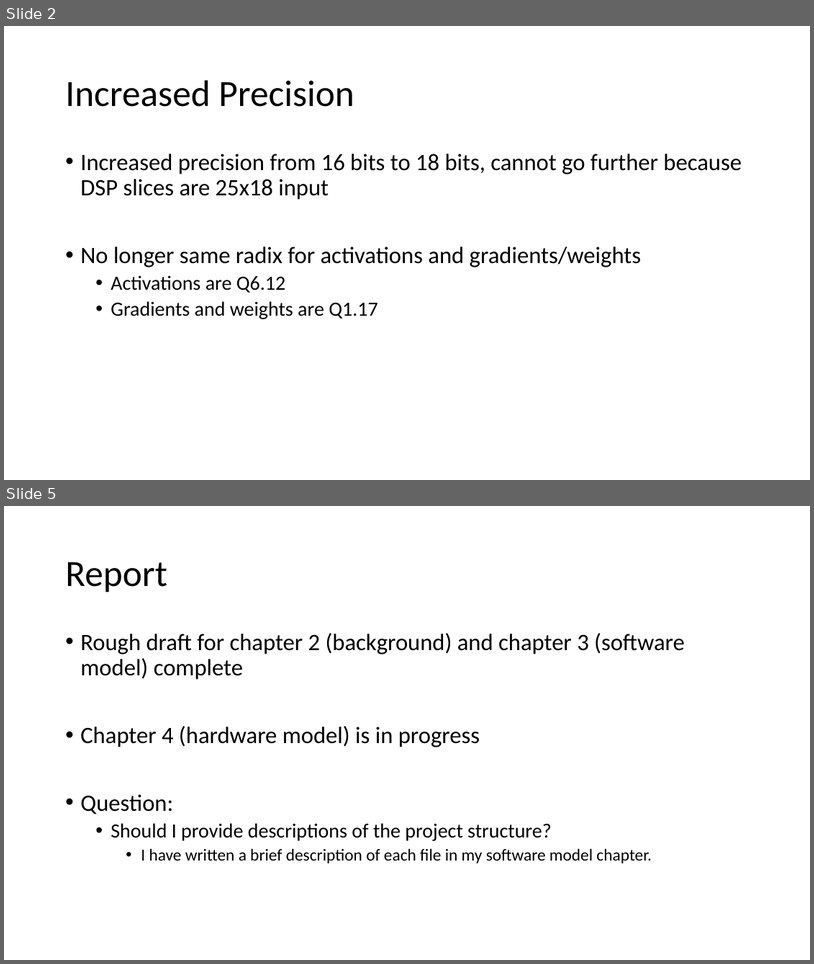
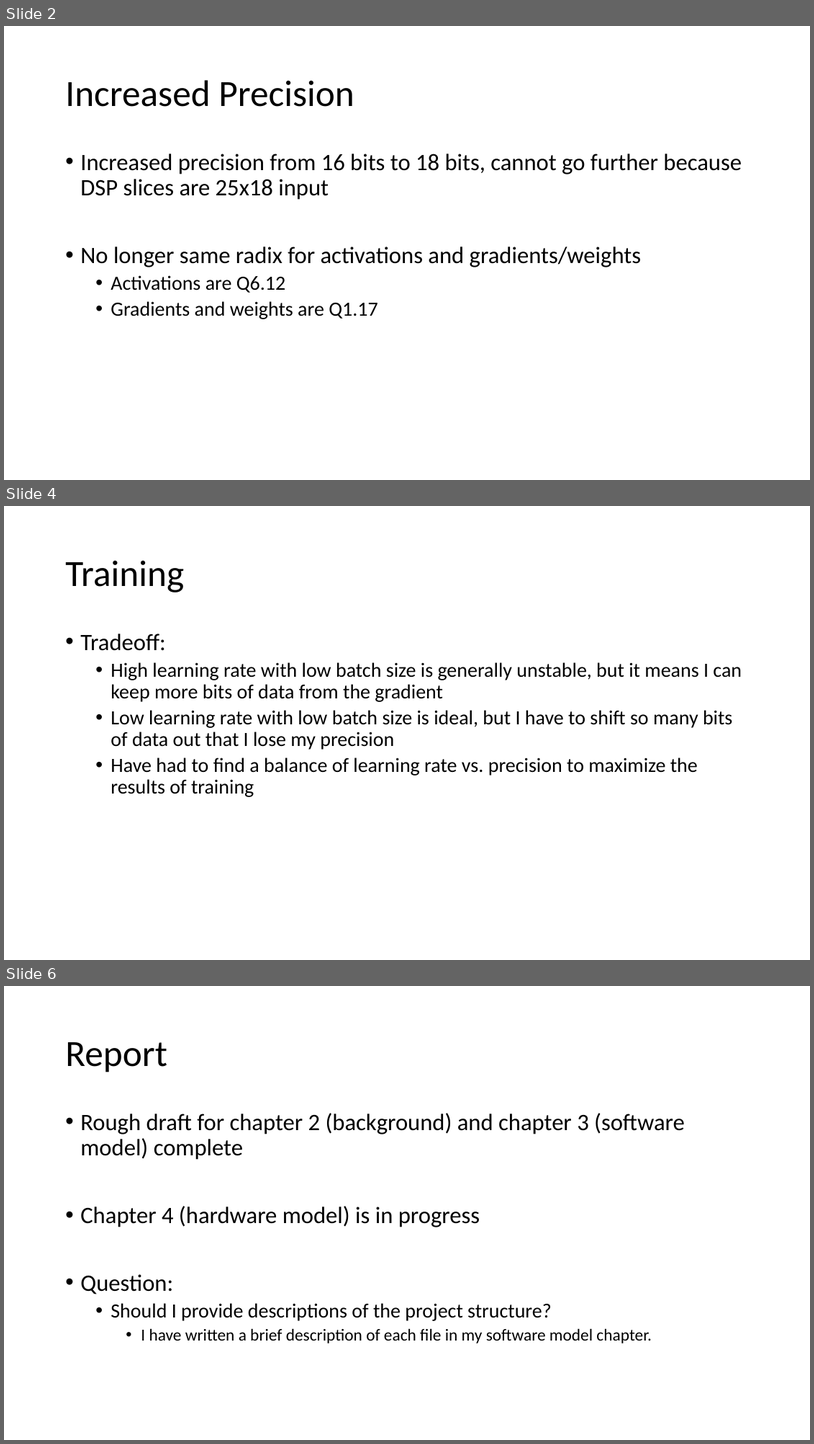
Before and after one commit to erikgroving/NeuralNetworkHardwareAccelerator, a slide deck: WeeklyPresentations/update13_06_17.pptx. Shown one above the other, each under a label of ours: slides 2 and 5 before the commit, slides 2, 4 and 6 after it; the slides between them are not shown. The pictures are 814x964 and 814x1444 pixels, drawn with LibreOffice and Linux fonts; fonts in the diff are those of the drawing. Boxes give left, top, right and bottom in pixels: in the first picture for what was removed or moved away, otherwise in the second. Text is boxed around its words. In the diff, an @@ line names an element or a change of style, - is before the commit and + after.

Commit message:
results added

```diff
--- a/WeeklyPresentations/update13_06_17.pptx
+++ b/WeeklyPresentations/update13_06_17.pptx
@@ slide 4 added at bbox=[4, 506, 810, 960], background #FFFFFF @@
@@ title added at bbox=[65, 560, 184, 592], 44 pt, text #000000 @@
+Training
@@ text added at bbox=[80, 633, 742, 797], 24 pt, text #000000 @@
+• Tradeoff:
+  • High learning rate with low batch size is generally unstable, but it means I can keep more bits of data from the gradient
+  • Low learning rate with low batch size is ideal, but I have to shift so many bits of data out that I lose my precision
+  • Have had to find a balance of learning rate vs. precision to maximize the results of training
@@ what was slide 5 is now slide 6 @@
```
Also in this commit, not shown: 2 slides changed, 7 other files.
